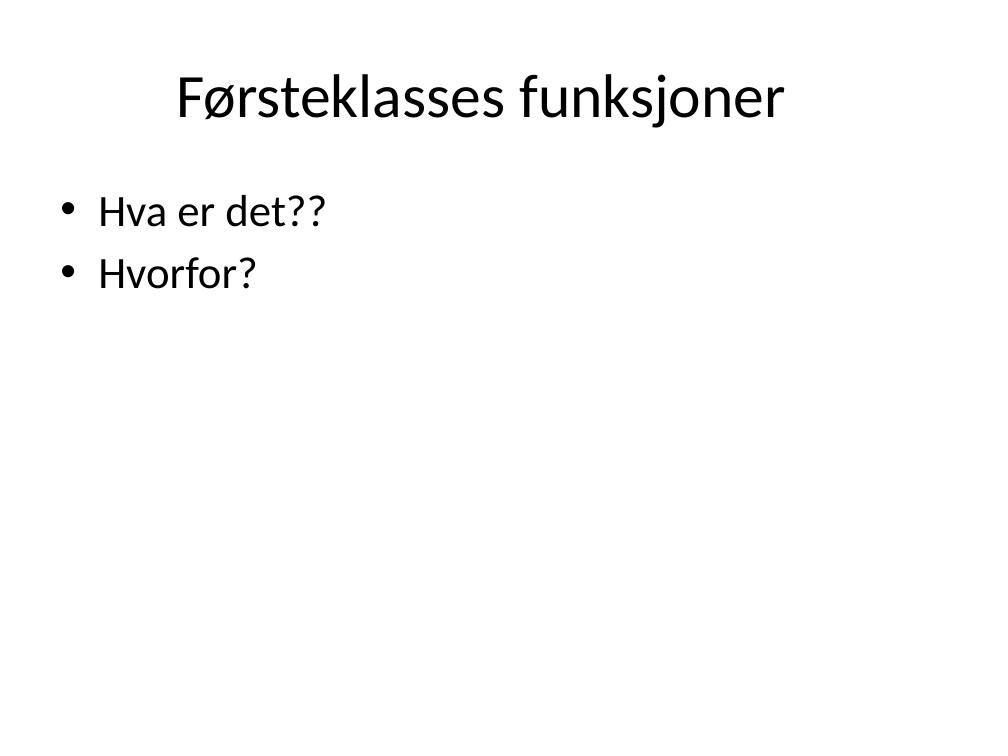
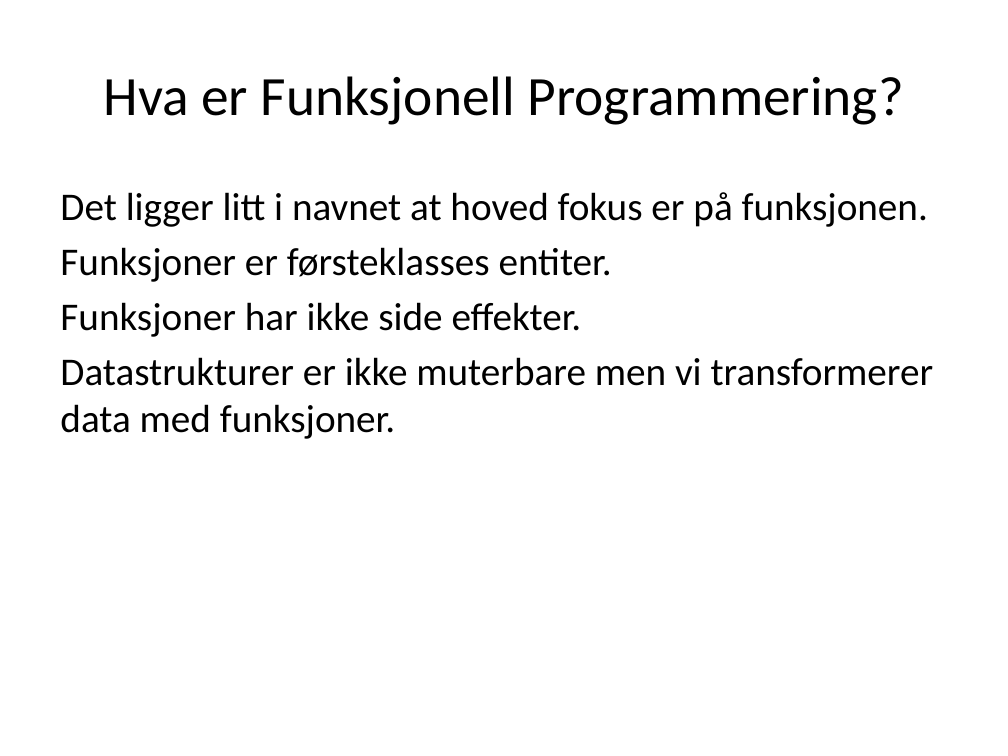
Before and after one commit to janeriksvendsen/functionalprogramming0, a slide deck: slide 2 of presentation/FunctionalProgramming0.pptx (slide 3 before the commit). Drawn at 1008x756 pixels with LibreOffice and Linux fonts; fonts in the diff are those of the drawing. Boxes give left, top, right and bottom in pixels: in the first picture for what was removed or moved away, otherwise in the second. Text is boxed around its words. In the diff, an @@ line names an element or a change of style, - is before the commit and + after.

```diff
--- a/presentation/FunctionalProgramming0.pptx
+++ b/presentation/FunctionalProgramming0.pptx
@@ title at (x1=104, y1=76, x2=904, y2=125): text changed; size 44 to 39.6 pt @@
-Førsteklasses funksjoner
+Hva er Funksjonell Programmering?
@@ text at (x1=60, y1=192, x2=934, y2=439): text changed; size 32 to 28 pt @@
-• Hva er det??
-• Hvorfor?
+Det ligger litt i navnet at hoved fokus er på funksjonen.
+Funksjoner er førsteklasses entiter.
+Funksjoner har ikke side effekter.
+Datastrukturer er ikke muterbare men vi transformerer data med funksjoner.
```
Also in this commit, not shown: 2 other slides changed, 11 slides added, 3 slides removed, 1 other file.
